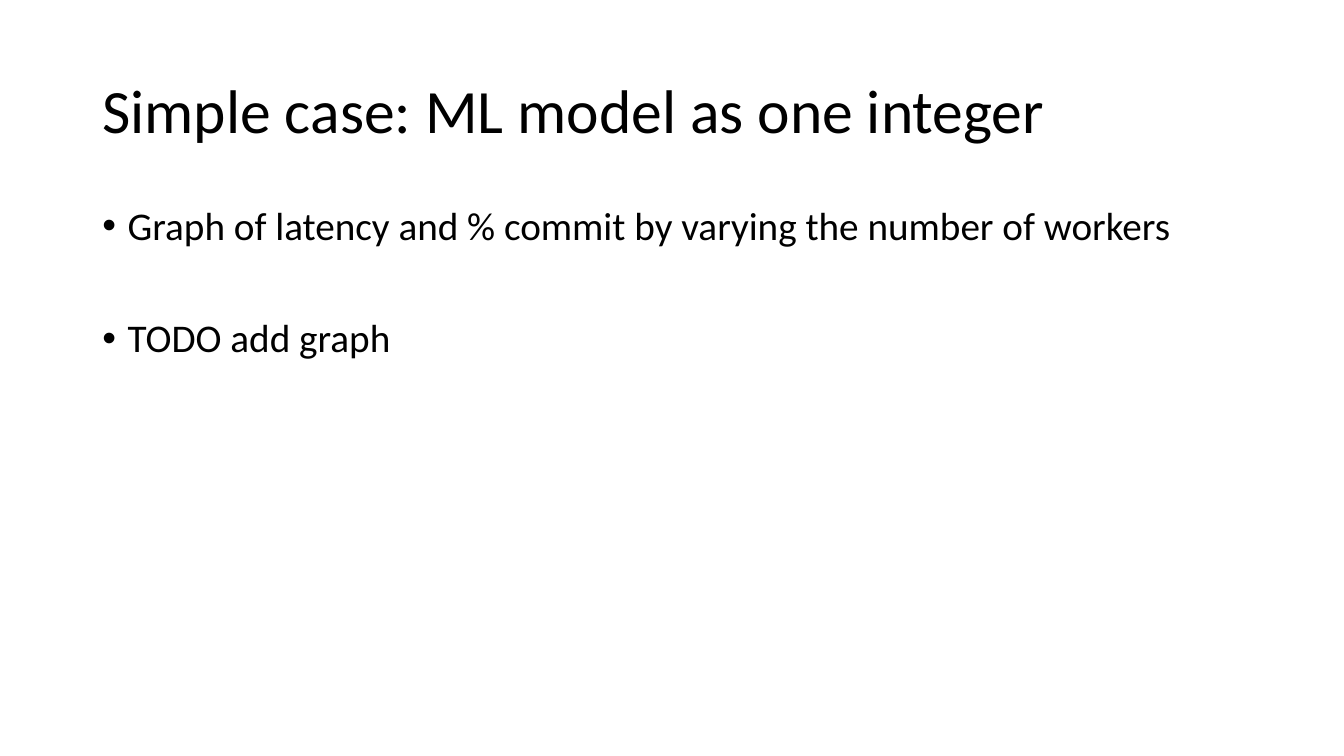
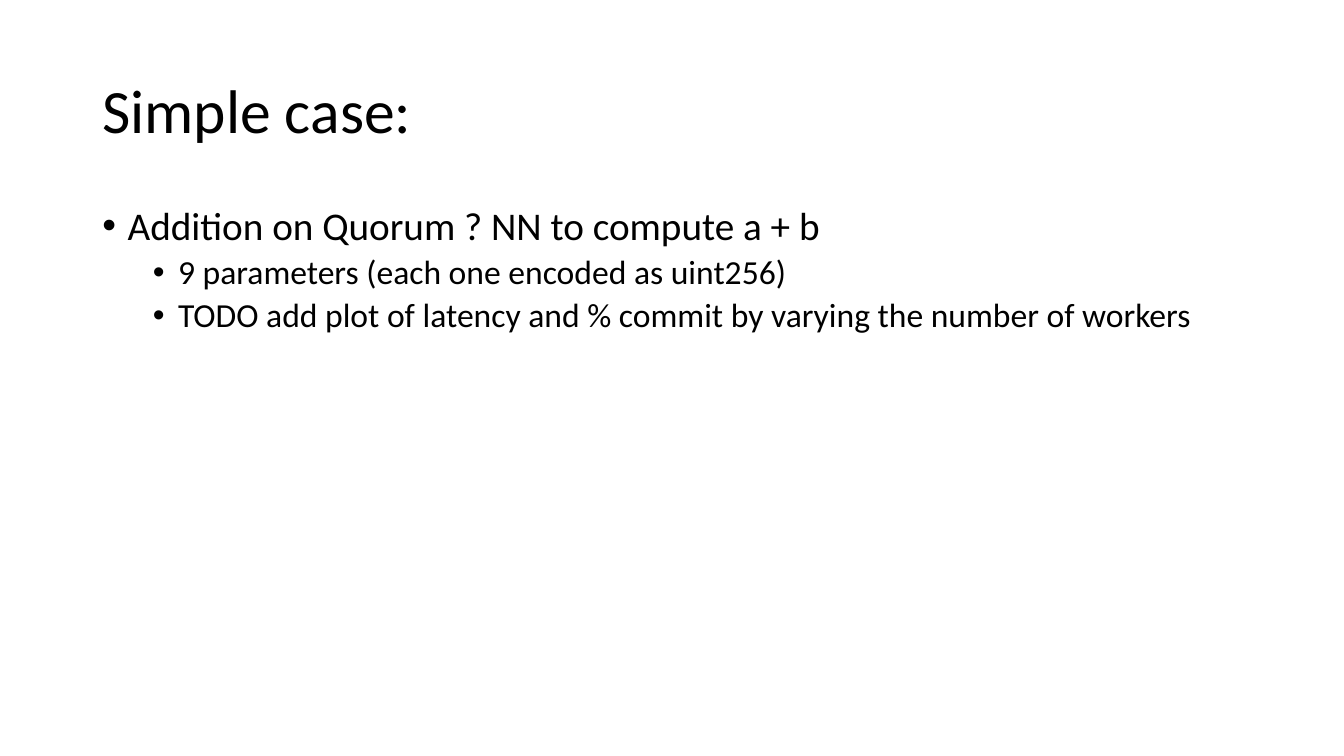
Before and after one commit to douglasbouchet/ML_on_blockchain, a slide deck: slide 11 of Presentation.pptx (slide 6 before the commit). Drawn at 1344x756 pixels with LibreOffice and Linux fonts; fonts in the diff are those of the drawing. Boxes give left, top, right and bottom in pixels: in the first picture for what was removed or moved away, otherwise in the second. Text is boxed around its words. In the diff, an @@ line names an element or a change of style, - is before the commit and + after.

Commit message:
simple version of presentation with general flow

```diff
--- a/Presentation.pptx
+++ b/Presentation.pptx
@@ title at box(102, 90, 411, 143): text changed @@
-Simple case: ML model as one integer
+Simple case:
@@ text at box(128, 212, 1190, 333): text changed; size 28 to 24 pt @@
-• Graph of latency and % commit by varying the number of workers
-• TODO add graph
+• Addition on Quorum ? NN to compute a + b
+  • 9 parameters (each one encoded as uint256)
+  • TODO add plot of latency and % commit by varying the number of workers
```
Also in this commit, not shown: 5 other slides changed, 8 slides added, 3 slides removed.
